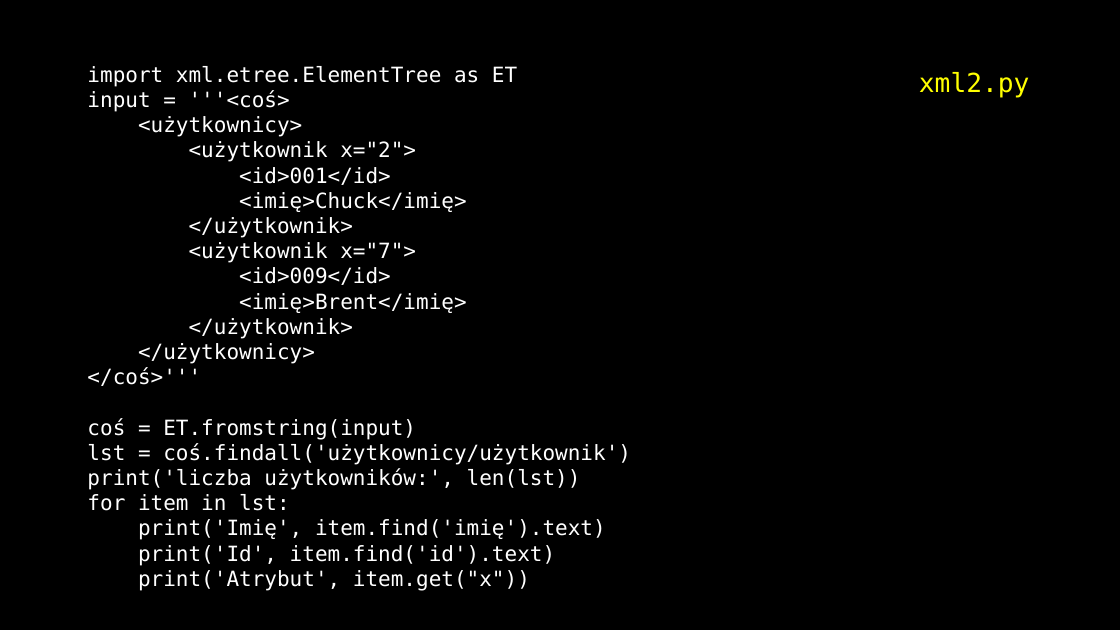
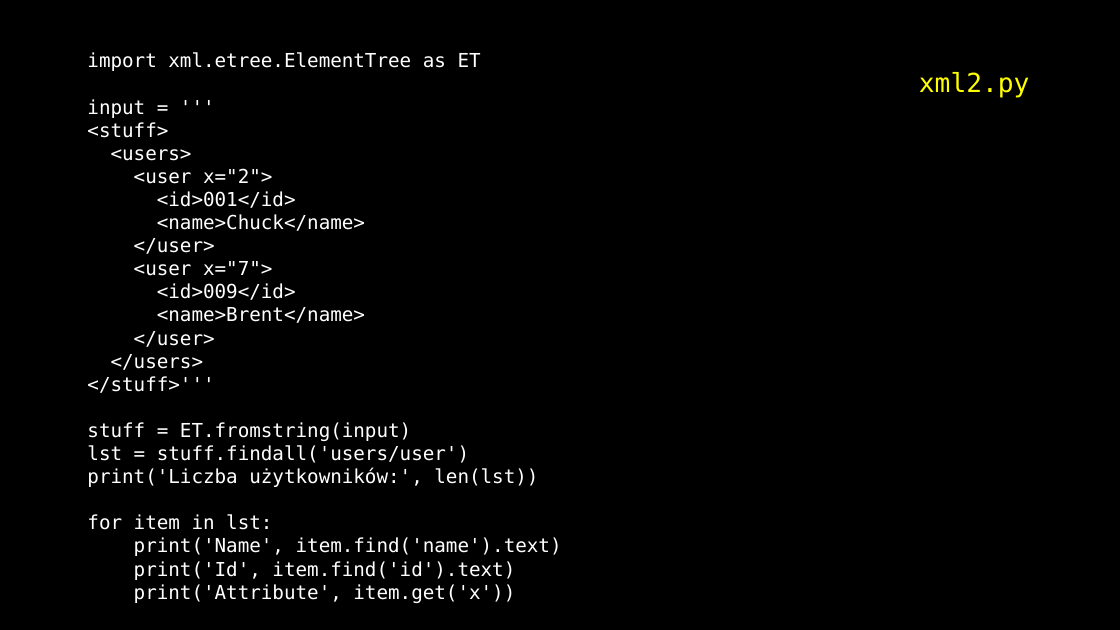
Before and after one commit to andre-wojtowicz/py4e-pl, a slide deck: slide 28 of lectures3/Pythonlearn-13-WebServices.pptx. Drawn at 1120x630 pixels with LibreOffice and Linux fonts; fonts in the diff are those of the drawing. Boxes give left, top, right and bottom in pixels: in the first picture for what was removed or moved away, otherwise in the second. Text is boxed around its words. In the diff, an @@ line names an element or a change of style, - is before the commit and + after.

```diff
--- a/lectures3/Pythonlearn-13-WebServices.pptx
+++ b/lectures3/Pythonlearn-13-WebServices.pptx
@@ text at box(87, 52, 515, 580): size 24 to 22 pt in "import xml.etree.ElementTree as ET", "<id>001</id>", "<id>009</id>", "for item in lst:" and 1 more places @@
@@ text at box(87, 99, 272, 184): text changed; size 24 to 22 pt @@
-input = '''<coś>
-<użytkownicy>
-<użytkownik x="2">
+input = '''
+<stuff>
+<users>
+<user x="2">
@@ text at box(134, 214, 365, 276): text changed; size 24 to 22 pt @@
-<imię>Chuck</imię>
-</użytkownik>
-<użytkownik x="7">
+<name>Chuck</name>
+</user>
+<user x="7">
@@ text at box(87, 307, 538, 487): text changed; size 24 to 22 pt @@
-<imię>Brent</imię>
-</użytkownik>
-</użytkownicy>
-</coś>'''
-coś = ET.fromstring(input)
-lst = coś.findall('użytkownicy/użytkownik')
-print('liczba użytkowników:', len(lst))
+<name>Brent</name>
+</user>
+</users>
+</stuff>'''
+stuff = ET.fromstring(input)
+lst = stuff.findall('users/user')
+print('Liczba użytkowników:', len(lst))
@@ text at box(134, 537, 562, 556): text changed; size 24 to 22 pt @@
-print('Imię', item.find('imię').text)
+print('Name', item.find('name').text)
@@ text at box(134, 584, 515, 603): text changed; size 24 to 22 pt @@
-print('Atrybut', item.get("x"))
+print('Attribute', item.get('x'))
```
Also in this commit, not shown: 27 other slides changed, 8 slides added, 8 slides removed, 39 other files.
